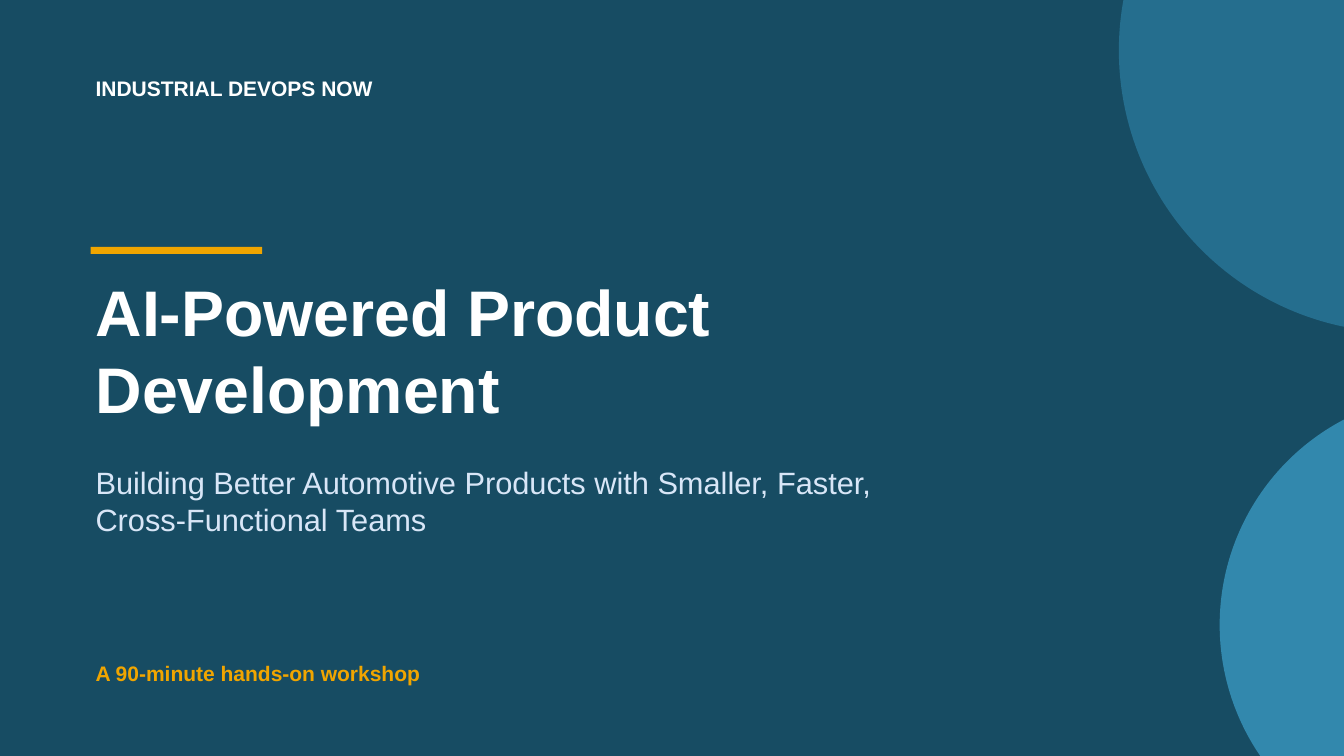
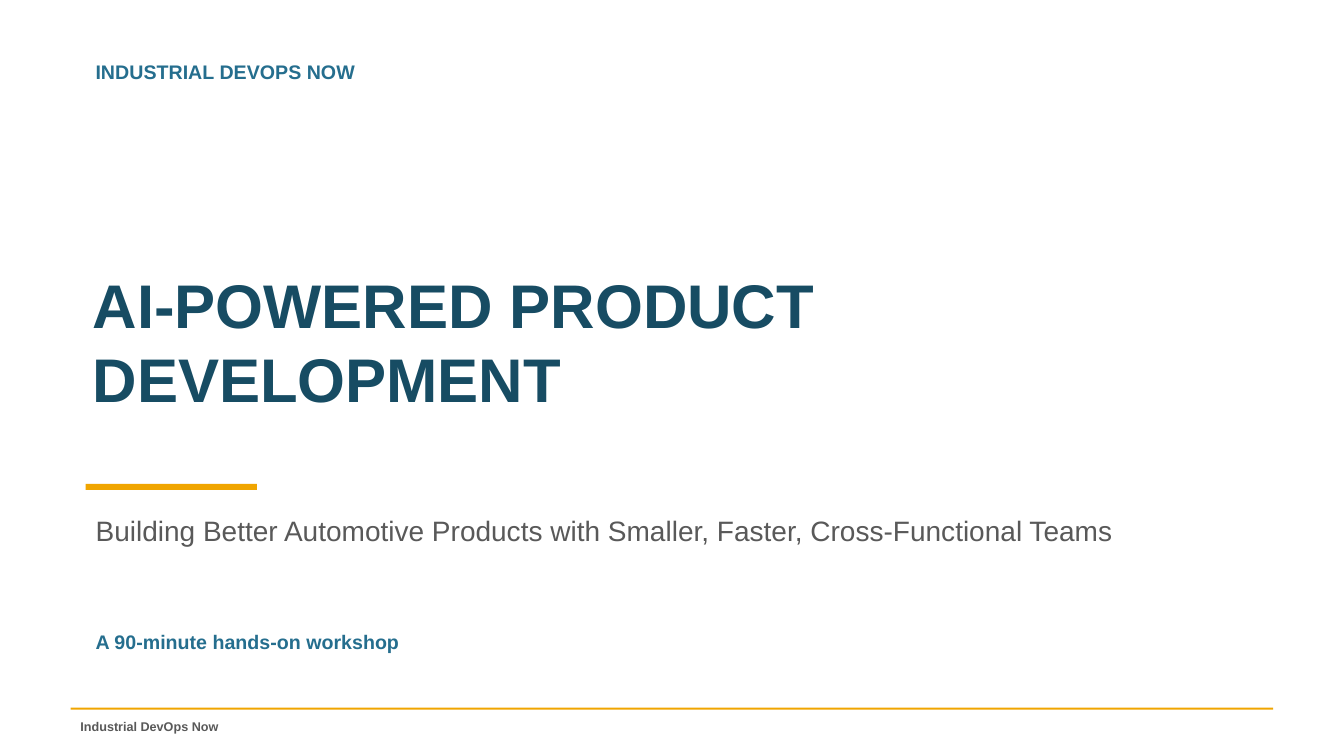
Before and after one commit to rockinryeman/SDLC-Workshop, a slide deck: slide 1 of dms-workshop/AI-Powered-Product-Development_DMS.pptx. Drawn at 1344x756 pixels with LibreOffice and Linux fonts; fonts in the diff are those of the drawing. Boxes give left, top, right and bottom in pixels: in the first picture for what was removed or moved away, otherwise in the second. Text is boxed around its words. In the diff, an @@ line names an element or a change of style, - is before the commit and + after.

```diff
--- a/dms-workshop/AI-Powered-Product-Development_DMS.pptx
+++ b/dms-workshop/AI-Powered-Product-Development_DMS.pptx
@@ rectangle removed at box(0, 0, 1344, 756) @@
@@ ellipse removed at box(1119, 0, 1344, 333) @@
@@ text "INDUSTRIAL DEVOPS NOW": place and size @@
-text "INDUSTRIAL DEVOPS NOW" at box(96, 81, 372, 97)
+text "INDUSTRIAL DEVOPS NOW" at box(96, 65, 355, 80)
@@ text "INDUSTRIAL DEVOPS NOW" at box(96, 65, 355, 80): size 15 to 14 pt, text colour #FFFFFF to #256E8E @@
@@ text at box(93, 285, 814, 403): text changed; size 46 to 44 pt; text colour #FFFFFF to #174C63 @@
-AI-Powered Product Development
+AI-POWERED PRODUCT DEVELOPMENT
@@ ellipse removed at box(1220, 393, 1344, 756) @@
@@ text "Building Better Automotive Products with ...": place and size @@
-text "Building Better Automotive Products with ..." at box(96, 471, 871, 532)
+text "Building Better Automotive Products with ..." at box(96, 520, 1112, 547)
@@ text "Building Better Automotive Products with ..." at box(96, 520, 1112, 547): size 22 to 20 pt, text colour #D8E6F7 to #595959 @@
@@ rectangle: place and size @@
-rectangle at box(91, 247, 262, 254)
+rectangle at box(86, 484, 257, 490)
@@ text "A 90-minute hands-on workshop": place and size @@
-text "A 90-minute hands-on workshop" at box(96, 665, 420, 685)
+text "A 90-minute hands-on workshop" at box(96, 634, 399, 653)
@@ text "A 90-minute hands-on workshop" at box(96, 634, 399, 653): size 15 to 14 pt, text colour #F0A500 to #256E8E @@
@@ rectangle added at box(71, 708, 1273, 710), fill #F0A500 @@
@@ text added at box(80, 722, 219, 734), 9 pt, text #595959, bold @@
+Industrial DevOps Now
```
Also in this commit, not shown: 20 other slides changed, 4 other files.
